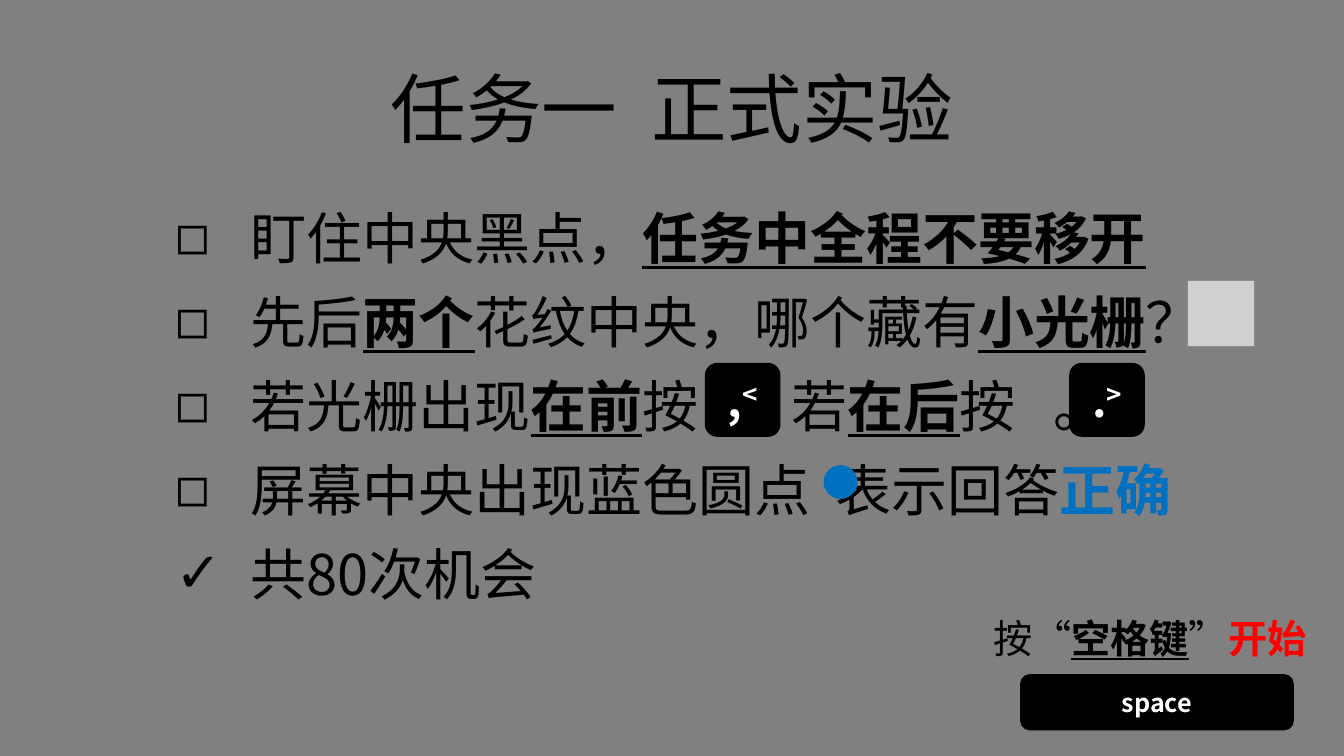
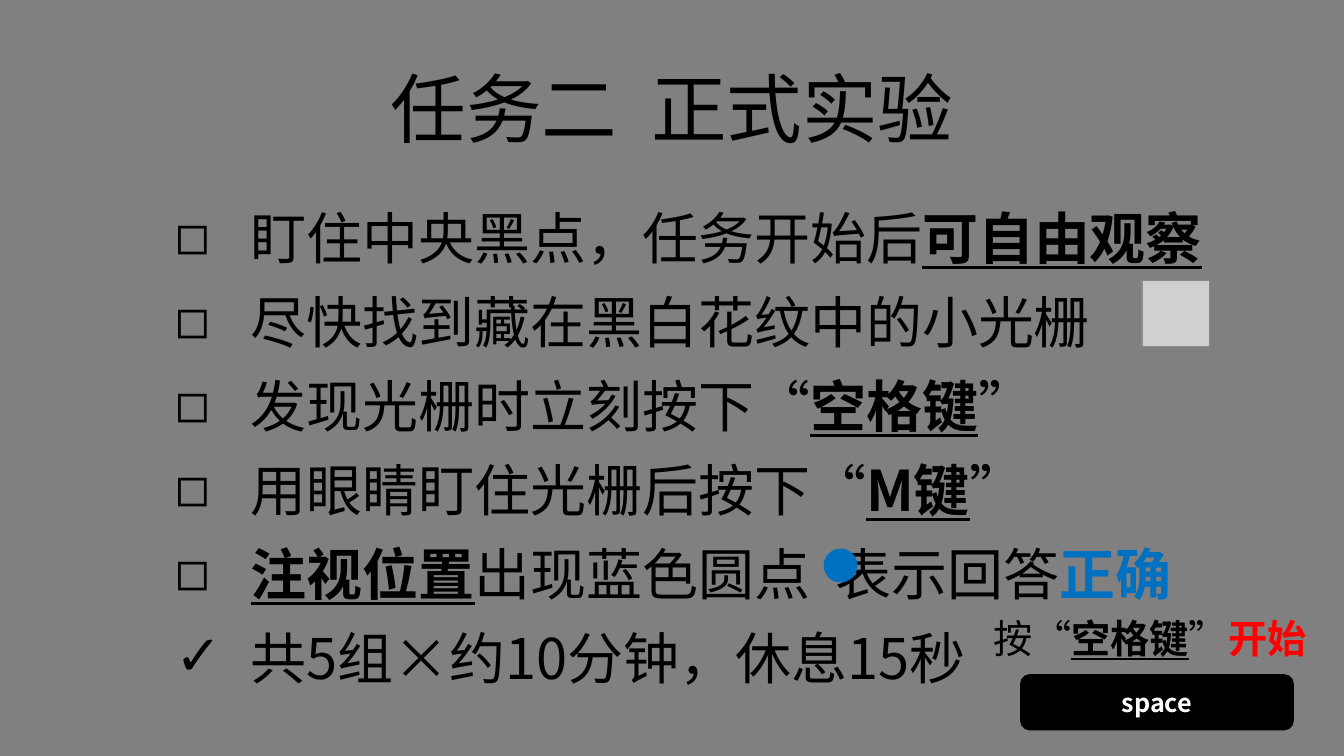
Before and after one commit to lyxose/FreeView, a slide deck: slide 13 of Instructions.pptx (slide 11 before the commit). Drawn at 1344x756 pixels with LibreOffice and Linux fonts; fonts in the diff are those of the drawing; grey boxes stand for pictures. Boxes give left, top, right and bottom in pixels: in the first picture for what was removed or moved away, otherwise in the second. Text is boxed around its words. In the diff, an @@ line names an element or a change of style, - is before the commit and + after.

```diff
--- a/Instructions.pptx
+++ b/Instructions.pptx
@@ text at (390,73,953,143): text changed @@
-任务一 正式实验
+任务二 正式实验
@@ text at (251,211,1202,685): text changed @@
-◻ 盯住中央黑点，任务中全程不要移开
-◻ 先后两个花纹中央，哪个藏有小光栅？
-◻ 若光栅出现在前按 ，若在后按 。
-◻ 屏幕中央出现蓝色圆点 表示回答正确
-✓ 共80次机会
+◻ 盯住中央黑点，任务开始后可自由观察
+◻ 尽快找到藏在黑白花纹中的小光栅
+◻ 发现光栅时立刻按下“空格键”
+◻ 用眼睛盯住光栅后按下“M键”
+◻ 注视位置出现蓝色圆点 表示回答正确
+✓ 共5组×约10分钟，休息15秒
@@ picture: place and size @@
-picture at (1188,280,1255,346)
+picture at (1142,280,1210,346)
@@ rounded rectangle removed at (705,363,780,437) @@
-,<
@@ rounded rectangle removed at (1070,363,1145,437) @@
-.>
@@ ellipse: place and size @@
-ellipse at (824,465,858,499)
+ellipse at (824,548,858,583)
```
Also in this commit, not shown: 9 other slides changed, 6 slides removed, 36 other files.
